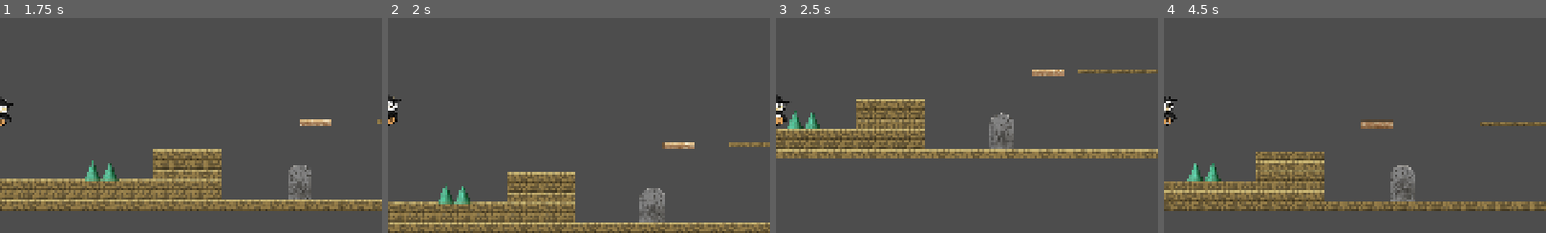
Above: before the commit, frames 1-4 (left to right).
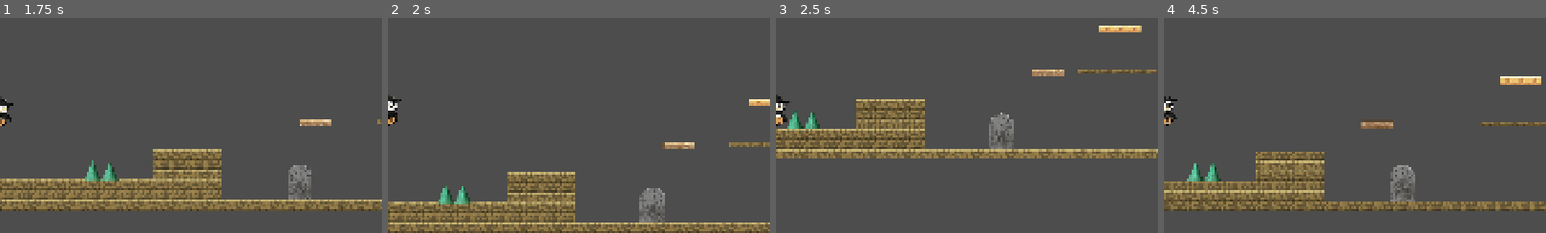
Above: after the commit, the same moments.

Repository: XiChen1234/Miaoge
Game: Godot game, scene res://Scenes/Game/main_menu.tscn
The game is run twice, just before and just after one commit, with the same random seed, the same clock (stepped at 60 frames per second) and the same inputs.
Inputs:
- Up to frame 1 (1.75 s): click "开始游戏" at 0.5 s; hold D (move_right) from 1.28 s (still down); tap Space (jump) at 1.52 s
- Up to frame 2 (2 s): keep holding D (move_right)
- Up to frame 3 (2.5 s): keep holding D (move_right); tap Space (jump) at 2.27 s
- Up to frame 4 (4.5 s): release D (move_right) at 2.78 s; hold A (move_left) 2.78-3.53 s; hold D (move_right) from 3.53 s (still down); tap Space (jump) at 3.77 s
The pictures show only the part of the screen within x 50-100%, y 28-78%; the shares and areas given below are measured in that part.

Frame 1 is identical in both runs. In frame 2, 0.2% of the frame differs, in the area x 94-100%, y 37-41%; in frame 3, 0.4%; in frame 4, 0.4%, in the area x 88-99%, y 27-32%.

Commit message:
feat: complete disappear platform

Diff:
--- /dev/null
+++ b/Scenes/Item/Platform/disappear_platform.gd
@@ -0,0 +1,57 @@
+extends AnimatableBody2D
+class_name DisappearPlatform
+
+
+@export var safe_delay: float = 0.8     # 平台存续延迟时间
+@export var fade_delay: float = 0.5     # 消失动画开始播放时间
+@export var fade_duration: float = 0.5  # 消失/出现动画持续时间
+@export var respawn_delay: float = 2.0  # 平台重生时间
+
+@onready var sprite_2d: Sprite2D = $Sprite2D
+@onready var collision_shape_2d: CollisionShape2D = $CollisionShape2D
+@onready var disappear_area: Area2D = $DisappearArea
+
+var _busy: bool = false
+
+
+func _on_player_entered(body: Node2D) -> void:
+	if _busy:
+		return
+	if not body is Player:
+		return
+	_busy = true
+	start_disappear()
+
+
+func start_disappear() -> void:
+	var safe_timer := get_tree().create_timer(safe_delay)
+	var fade_timer := get_tree().create_timer(fade_delay)
+
+	# fade_delay 到：开始淡出
+	await fade_timer.timeout
+	var fade_out := create_tween()
+	fade_out.tween_property(sprite_2d, "modulate:a", 0.0, fade_duration)
+
+	# safe_delay 到：关碰撞
+	await safe_timer.timeout
+	collision_shape_2d.set_deferred("disabled", true)
+	disappear_area.set_deferred("monitoring", false)
+
+	await fade_out.finished
+
+	# 重生倒计时
+	await get_tree().create_timer(respawn_delay).timeout
+	collision_shape_2d.set_deferred("disabled", false)
+	disappear_area.set_deferred("monitoring", true)
+	var fade_in := create_tween()
+	fade_in.tween_property(sprite_2d, "modulate:a", 1.0, fade_duration)
+	await fade_in.finished
+
+	# 重生后若玩家仍在触发区内，立即重新触发
+	await get_tree().physics_frame
+	for body in disappear_area.get_overlapping_bodies():
+		if body is Player:
+			start_disappear()
+			return
+
+	_busy = false
--- /dev/null
+++ b/Scenes/Item/Platform/disappear_platform.tscn
@@ -0,0 +1,33 @@
+[gd_scene format=3 uid="uid://bq3s15h086hd3"]
+
+[ext_resource type="Script" uid="uid://sr12fylfw3s2" path="res://Scenes/Item/Platform/disappear_platform.gd" id="1_5qgop"]
+[ext_resource type="Texture2D" uid="uid://cfy77x378ll0h" path="res://Resources/Others/Disappearing_Planform_7f/disappear_00.png.png" id="2_gb0qv"]
+
+[sub_resource type="RectangleShape2D" id="RectangleShape2D_xrivr"]
+size = Vector2(692, 136)
+
+[sub_resource type="RectangleShape2D" id="RectangleShape2D_13qdw"]
+size = Vector2(692, 20)
+
+[node name="DisappearPlatform" type="AnimatableBody2D" unique_id=679753663]
+scale = Vector2(0.15, 0.15)
+collision_layer = 2
+script = ExtResource("1_5qgop")
+
+[node name="Sprite2D" type="Sprite2D" parent="." unique_id=1734940789]
+texture = ExtResource("2_gb0qv")
+region_enabled = true
+region_rect = Rect2(463, 285, 692, 136)
+
+[node name="CollisionShape2D" type="CollisionShape2D" parent="." unique_id=2053754106]
+shape = SubResource("RectangleShape2D_xrivr")
+one_way_collision = true
+
+[node name="DisappearArea" type="Area2D" parent="." unique_id=78136351]
+position = Vector2(0, -73.33333)
+
+[node name="CollisionShape2D" type="CollisionShape2D" parent="DisappearArea" unique_id=175185168]
+shape = SubResource("RectangleShape2D_13qdw")
+debug_color = Color(0.9605481, 0.18237653, 0.21952811, 0.41960785)
+
+[connection signal="body_entered" from="DisappearArea" to="." method="_on_player_entered"]
--- a/Scenes/Level/level_01.tscn
+++ b/Scenes/Level/level_01.tscn
@@ -3,6 +3,7 @@
 [ext_resource type="PackedScene" uid="uid://bdg4eg6xw7teb" path="res://Scenes/Level/level.tscn" id="1_qdp5y"]
 [ext_resource type="PackedScene" uid="uid://bl1o2xj41rwev" path="res://Scenes/Item/Platform/moving_platform.tscn" id="3_is2rj"]
 [ext_resource type="PackedScene" uid="uid://nn05re6b45xy" path="res://Scenes/Item/Checkpoint/checkpoint.tscn" id="3_nub01"]
+[ext_resource type="PackedScene" uid="uid://bq3s15h086hd3" path="res://Scenes/Item/Platform/disappear_platform.tscn" id="4_sxgrb"]
 
 [node name="Level01" unique_id=1015833882 instance=ExtResource("1_qdp5y")]
 
@@ -35,3 +36,6 @@
 [node name="MovingPlatform2" parent="World/DynamicWorld" parent_id_path=PackedInt32Array(445167408) index="1" unique_id=1267351397 instance=ExtResource("3_is2rj")]
 position = Vector2(678, 89)
 end_offset = Vector2(200, 100)
+
+[node name="DisappearingPlatform" parent="World/DynamicWorld" parent_id_path=PackedInt32Array(445167408) index="2" unique_id=679753663 instance=ExtResource("4_sxgrb")]
+position = Vector2(493, 0)
Not shown, added: Scenes/Item/Platform/disappear_platform.gd.uid
